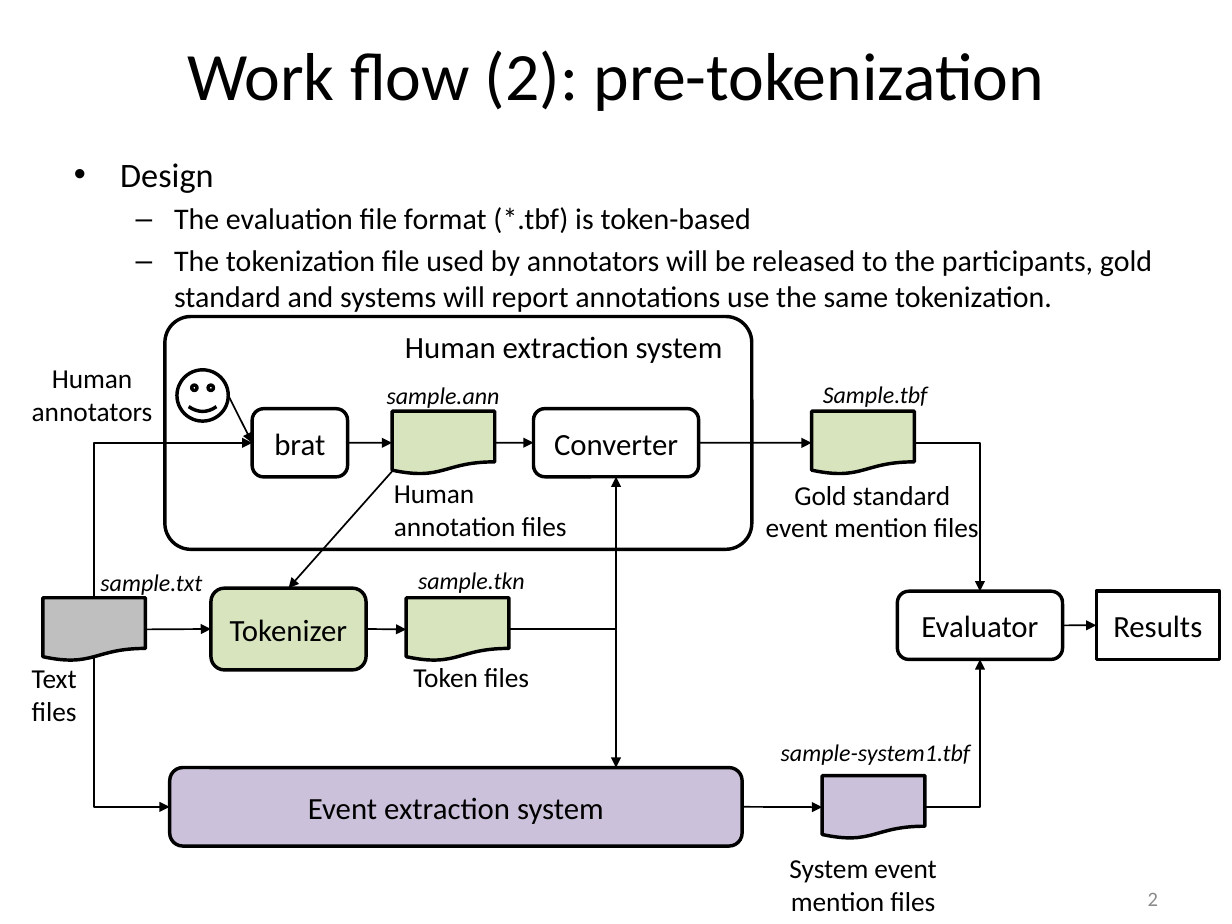
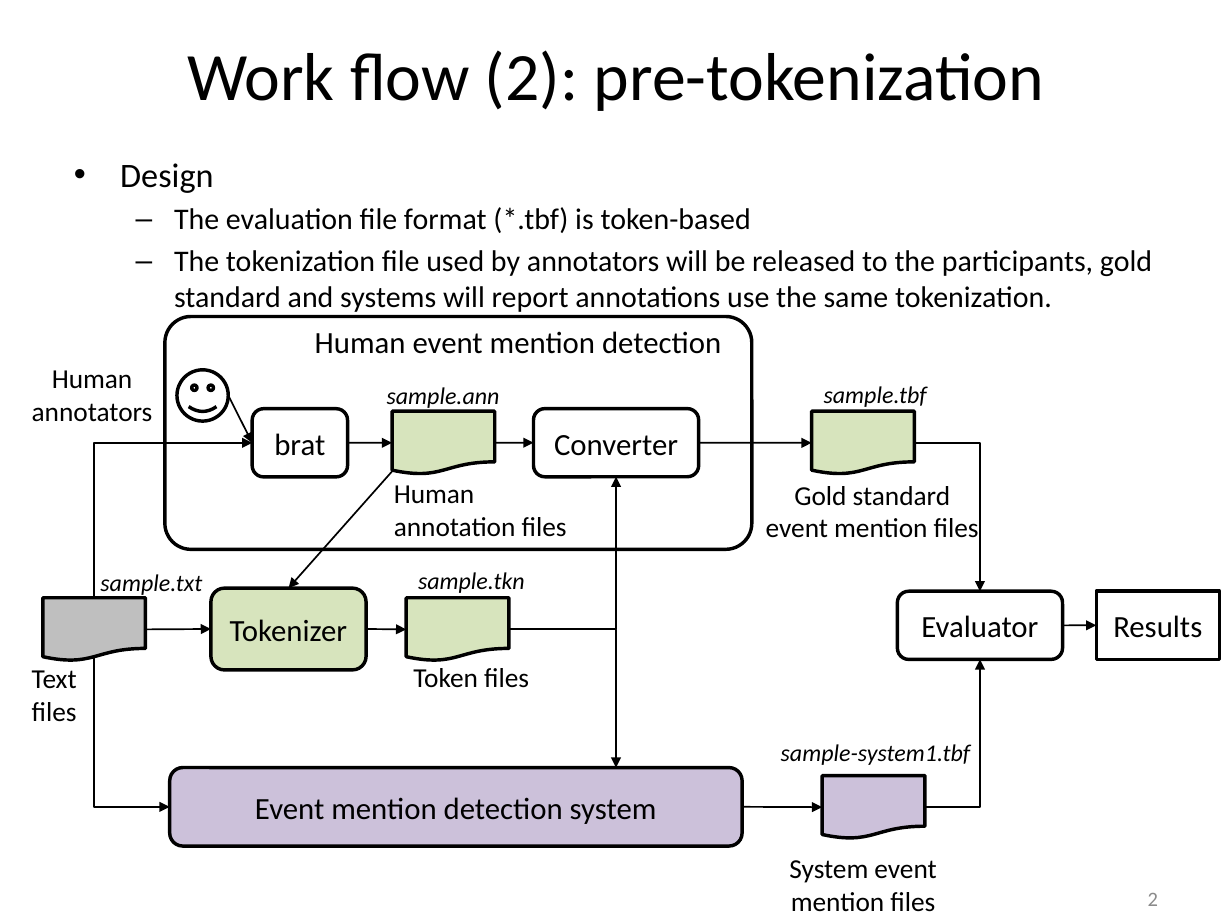
Before and after one commit to hunterhector/EvmEval, a slide deck: slide 2 of doc/evm-eval-work-flow.pptx. Drawn at 1232x924 pixels with LibreOffice and Linux fonts; fonts in the diff are those of the drawing. Boxes give left, top, right and bottom in pixels: in the first picture for what was removed or moved away, otherwise in the second. Text is boxed around its words. In the diff, an @@ line names an element or a change of style, - is before the commit and + after.

Commit message:
Finished the pre-tokenization section.

```diff
--- a/doc/evm-eval-work-flow.pptx
+++ b/doc/evm-eval-work-flow.pptx
@@ text added at (x1=315, y1=331, x2=721, y2=354), 18 pt, text #000000 @@
+Human event mention detection
@@ text removed at (x1=405, y1=336, x2=723, y2=363) @@
-Human extraction system
@@ text at (x1=824, y1=386, x2=927, y2=407): text changed @@
-Sample.tbf
+sample.tbf
@@ text in rounded rectangle at (x1=255, y1=797, x2=657, y2=824): text changed @@
-Event extraction system
+Event mention detection system
```
Also in this commit, not shown: 1 other slide changed.
